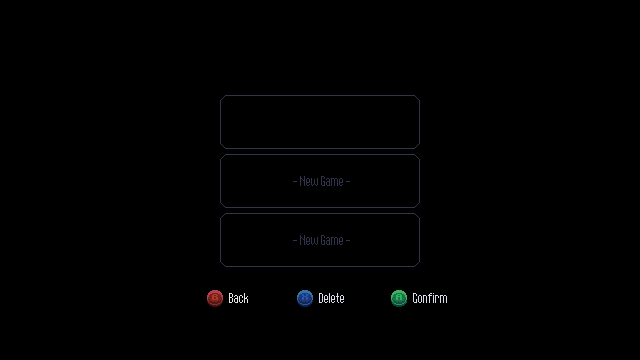
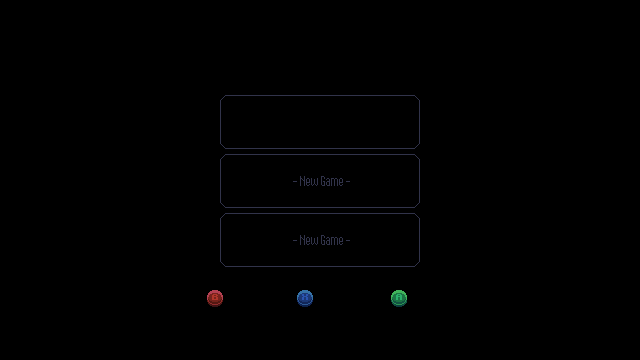
Layer changes from the first (640, 360) image to the second:
painted on "back_xbox_0" over [229, 293, 248, 303]
painted on "delete_xbox_0" over [319, 293, 344, 303]
painted on "confirm_xbox_0" over [413, 293, 447, 303]
